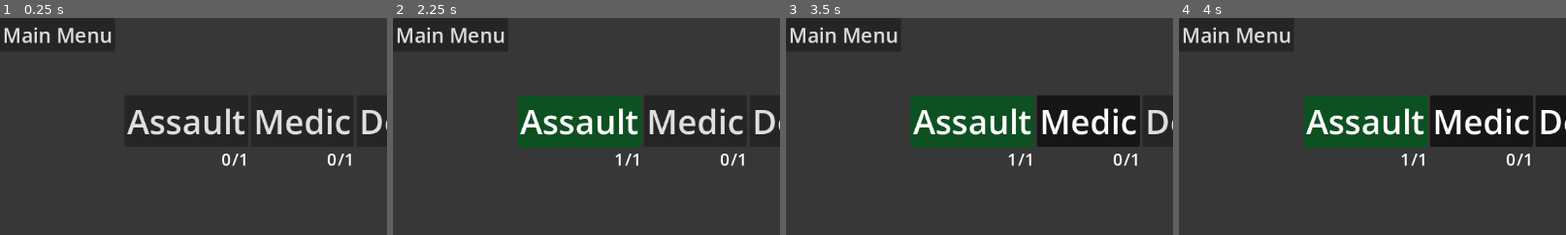
Above: before the commit, frames 1-4 (left to right).
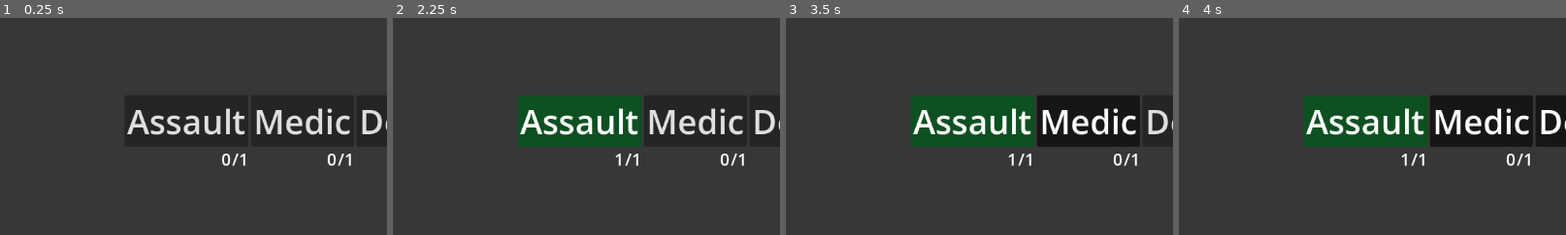
Above: after the commit, the same moments.

Repository: lhoward27/Project-W.A.K.A
Game: Godot game, scene res://Scenes/role_select.tscn
Two runs of this game, one before a commit and one after it. Both use one fixed random seed, a clock stepped at 60 frames per second and the inputs below. This scene is started directly instead of the project's main scene. A sky picture missing from this copy of the repository is replaced by a grey-blue gradient.
Inputs:
- Up to frame 1 (0.25 s): no input
- Up to frame 2 (2.25 s): click "Ready Up" at 0.5 s; click "Ready Up" at 1.25 s; click "Assault" at 2 s
- Up to frame 3 (3.5 s): click "Medic" at 2.75 s
- Up to frame 4 (4 s): click "Defender" at 3.5 s
The pictures show only the part of the screen within x 0-50%, y 0-50%; the shares and areas given below are measured in that part.

The runs differ from the first frame. In frame 1, 0.9% of the frame differs, in the area x 1-29%, y 4-12%; in frame 2, 0.9%; in frame 3, 0.9%; in frame 4, 0.9%.

Commit message:
count required to start

Diff:
--- a/Scenes/role_select.tscn
+++ b/Scenes/role_select.tscn
@@ -320,6 +320,7 @@
 text = "5"
 
 [node name="StartScreenButton" type="Button" parent="." unique_id=345451315]
+visible = false
 layout_mode = 0
 theme_override_font_sizes/font_size = 30
 text = "Main Menu"
--- a/Script/multiplayer_manager.gd
+++ b/Script/multiplayer_manager.gd
@@ -72,14 +72,12 @@
 @rpc("call_local")
 func _start_game():
 	get_tree().change_scene_to_file("res://Scenes/Main.tscn")
-	#await get_tree().process_frame
-	#await get_tree().process_frame
 
+	# Check if multiplayer spawner has been fully loaded, only proceed when it has
 	var spawn_node = _get_spawn_node()
 	while spawn_node == null:
 		await get_tree().process_frame
 		spawn_node = _get_spawn_node()
-
 
 	#_get_spawn_node().spawn_function = _spawn_player
 	if not multiplayer.is_server(): return
@@ -116,7 +114,7 @@
 		timer_created = true
 		if multiplayer.is_server():
 			timer.connect("timeout", _start_game.rpc)
-	if count == 2:
+	if count == 5:
 		has_timer_started = true
 		timer.start(duration)
 		timer_changed.emit(true, duration)
Not shown: 1 places in Scenes/start_screen.tscn that only renumber resources
